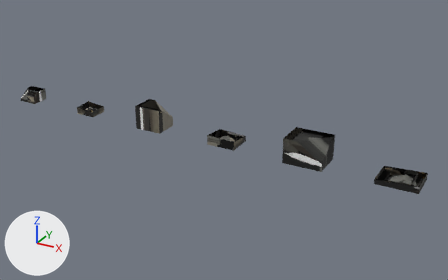
Renders of the glTF model src/assets/battle/city/kingdoms-americas-houses-damage.glb from each side of a commit.
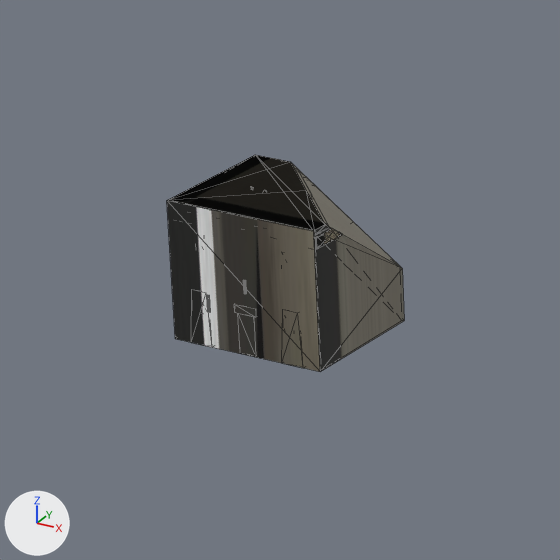
The first picture shows the older version from a camera (50 mm lens) standing at (18.39, -17.27, 8.73) and looking at (8.71, 0.33, -0.08). The close-ups show the older and then the newer version on the part from 24% to 44% of the width and 26% to 59% of the height of that picture. Only the edits that show in the close-ups are written down. Arrows for +X, +Y and +Z are at lower left; the lights stay in place. The close-ups show mesh edges as thin lines. Where no turn or scale is listed for an object, it has been applied to the vertices. Vertices at exactly the same position are counted once.
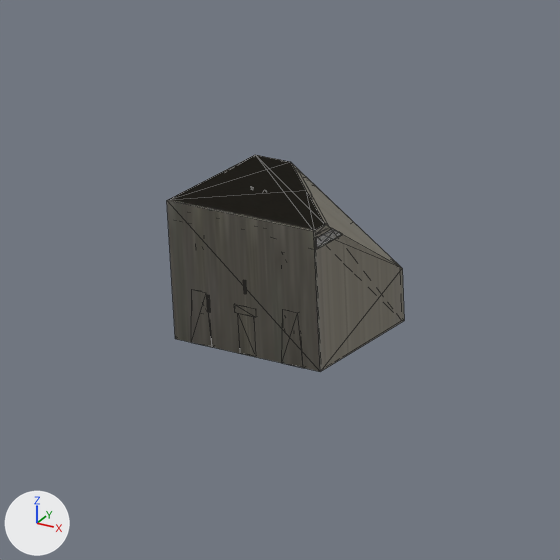
Edits to the bpy script that builds the scene:
```text
Change mat_town:
    where n3 = _N.new('ShaderNodeMapping'); n3.name = 'Mapping'
    n3.inputs[1].default_value: (0.0008, -13.9, 0.0) -> (0.0008, -14.0, 0.0)  # 'Location'
    n3.inputs[3].default_value: (15.85, 14.89, 1.0) -> (15.88, 15.0, 1.0)  # 'Scale'
Change me_mesh_3:
    where me_mesh_3.from_pydata(...)  # 38 vertices, 62 faces; spans x 0.16..1.18, y -0.977..-0.095, z 0.0..0.867
    used by ob_mesh_3; location = (5.33, 0.536, -0.004)
    me_mesh_3 part 1: texture (UV) coordinates of 34 of 62 faces, centred in x 0.16..1.046, y -0.977..-0.254, z 0.012..0.796, changed; they spanned u 0.01..0.06, v 0.94..1.0 and now span u 0.01..0.06, v 0.94..1.0
```

What differs and where, as boxes [x1, y1, x2, y2] in the close-ups (560 x 560 px):
'Mesh_3', surface changed: [167, 155, 345, 372] in both
'Mesh_0', surface changed: [170, 155, 324, 230] in both
'Mesh_2', surface changed: [170, 155, 324, 230] in both
part 1 of me_mesh_3, surface changed: [167, 201, 320, 372] in both
